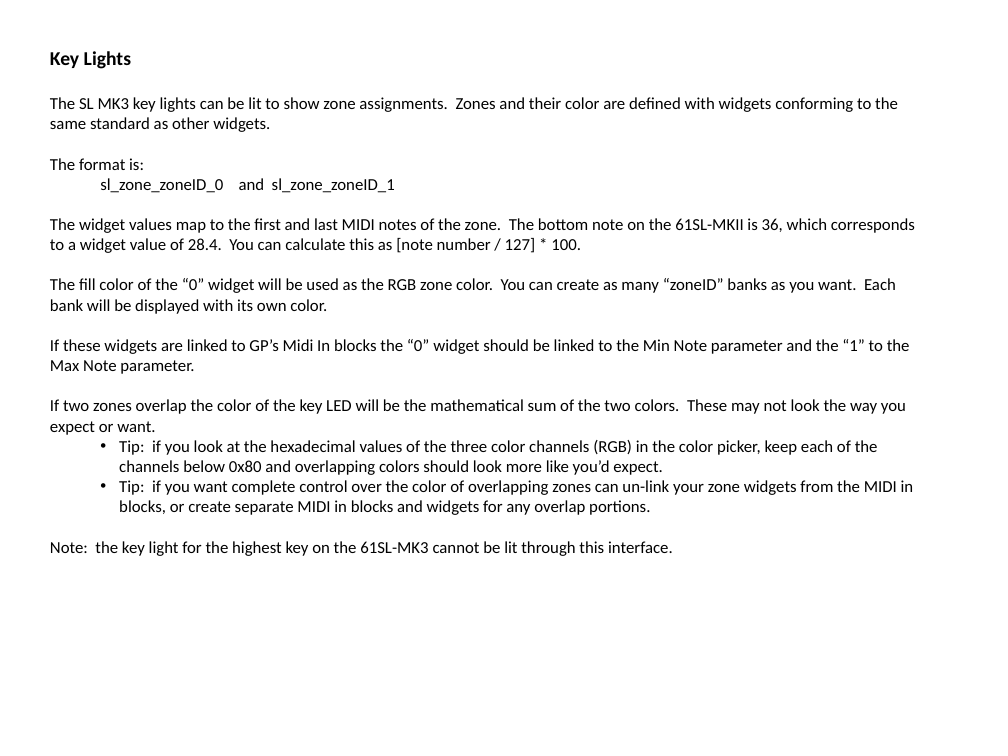
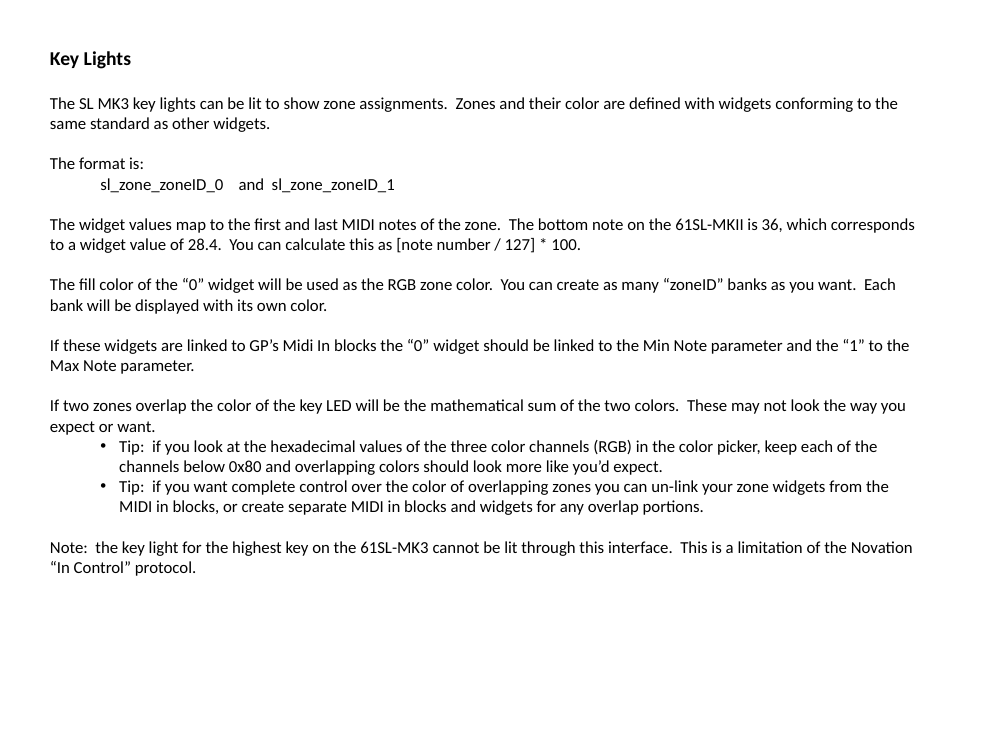
Before and after one commit to WidnerM/GP-SL-MK3, a slide deck: slide 7 of SL-MK3 Extension.pptx. Drawn at 1008x756 pixels with LibreOffice and Linux fonts; fonts in the diff are those of the drawing. Boxes give left, top, right and bottom in pixels: in the first picture for what was removed or moved away, otherwise in the second. Text is boxed around its words. In the diff, an @@ line names an element or a change of style, - is before the commit and + after.

Commit message:
Tweaks

```diff
--- a/SL-MK3 Extension.pptx
+++ b/SL-MK3 Extension.pptx
@@ text at [50, 480, 913, 576]: text changed @@
-  • Tip: if you want complete control over the color of overlapping zones can un-link your zone widgets from the MIDI in blocks, or create separate MIDI in blocks and widgets for any overlap portions.
-Note: the key light for the highest key on the 61SL-MK3 cannot be lit through this interface.
+  • Tip: if you want complete control over the color of overlapping zones you can un-link your zone widgets from the MIDI in blocks, or create separate MIDI in blocks and widgets for any overlap portions.
+Note: the key light for the highest key on the 61SL-MK3 cannot be lit through this interface. This is a limitation of the Novation “In Control” protocol.
```
Also in this commit, not shown: 2 other slides changed.
